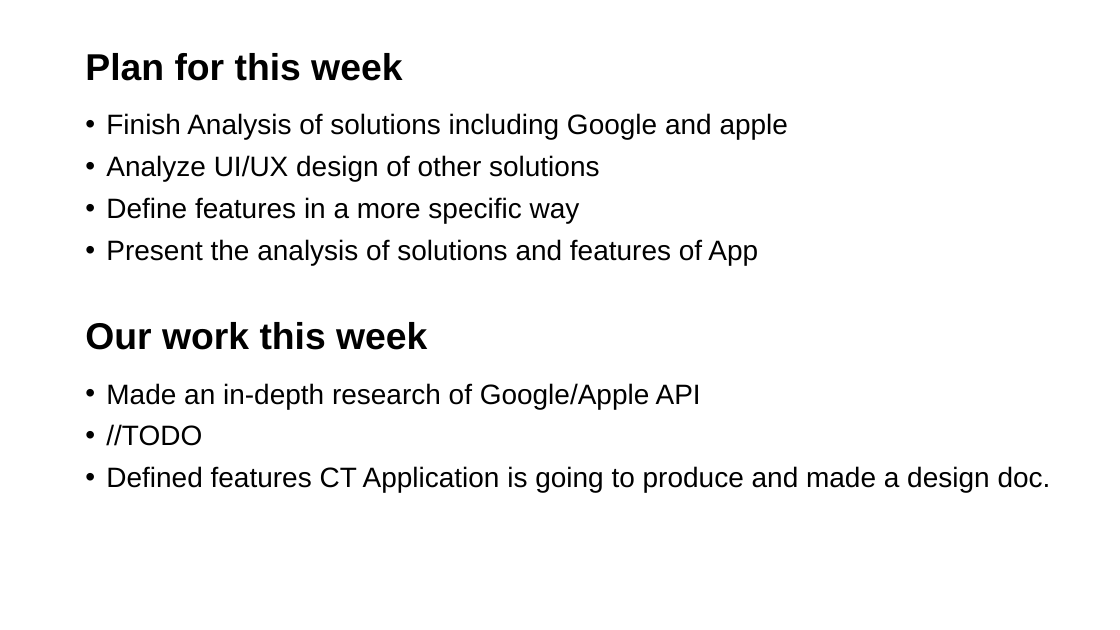
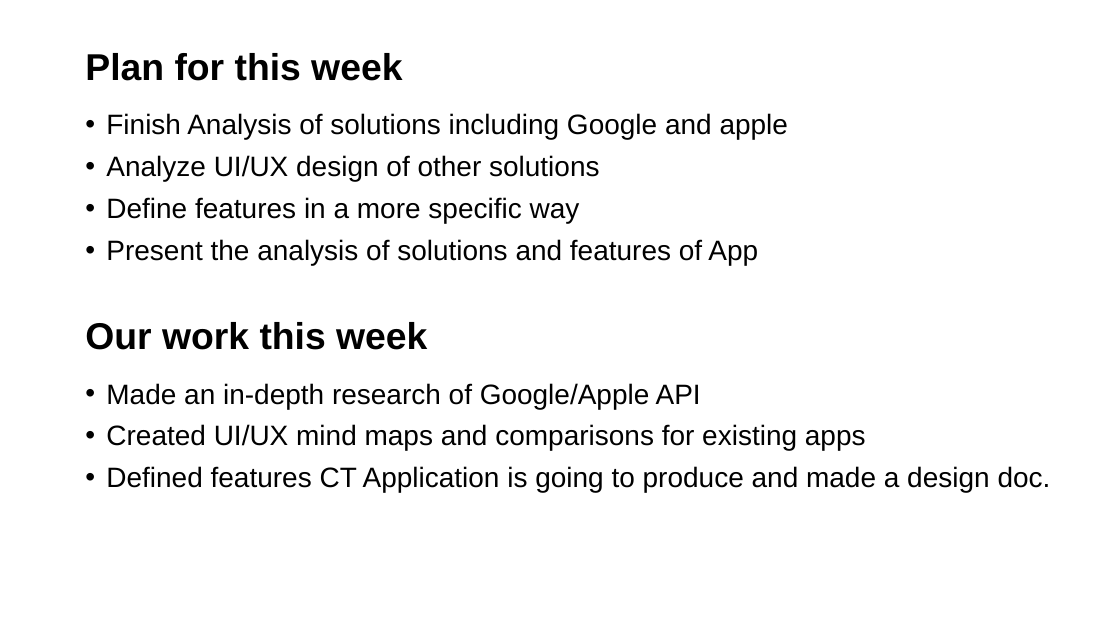
Before and after one commit to JackXu0/Contact_Tracing, a slide deck: slide 2 of Week2 Pre/CT Project Weekly Status Report.pptx. Drawn at 1120x630 pixels with LibreOffice and Linux fonts; fonts in the diff are those of the drawing; background and template pictures are left out. Boxes give left, top, right and bottom in pixels: in the first picture for what was removed or moved away, otherwise in the second. Text is boxed around its words. In the diff, an @@ line names an element or a change of style, - is before the commit and + after.

```diff
--- a/Week2 Pre/CT Project Weekly Status Report.pptx
+++ b/Week2 Pre/CT Project Weekly Status Report.pptx
@@ text at box(106, 424, 866, 451): text changed @@
-• //TODO
+• Created UI/UX mind maps and comparisons for existing apps
```
Also in this commit, not shown: 2 other slides changed.
